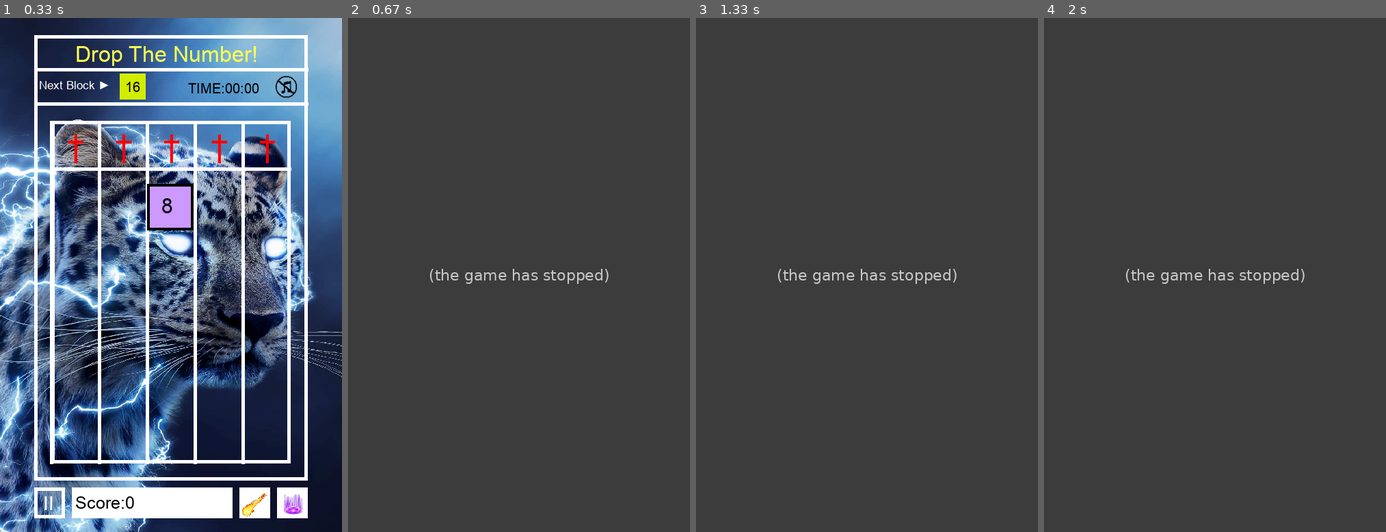
Above: before the commit, frames 1-4 (left to right).
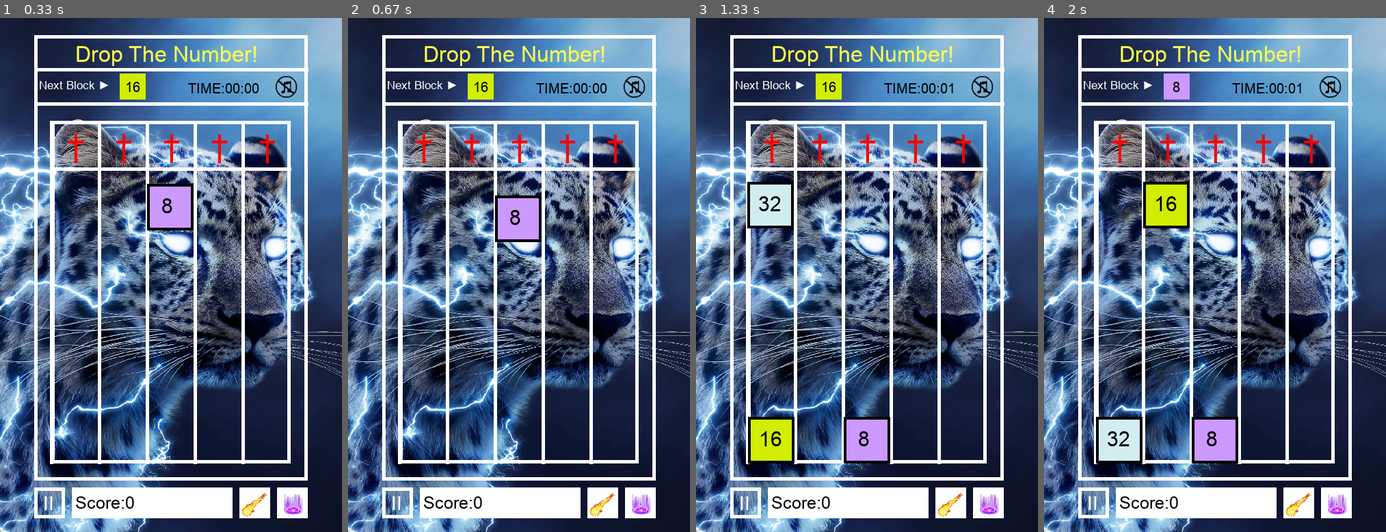
Above: after the commit, the same moments.

Repository: Allen-wa-ng/09170134githw1
Game: pygame game, started from game.py
The game is run twice, just before and just after one commit, with the same random seed, the same clock (stepped at 60 frames per second) and the same inputs.
Inputs (mouse positions are in pixels of both pictures, inside the frame that each line leads up to):
- Up to frame 1 (0.33 s): no input
- Up to frame 2 (0.67 s): click (601, 501) at 0.38 s
- Up to frame 3 (1.33 s): click (867, 310) at 0.72 s; click (760, 197) at 1.05 s
- Up to frame 4 (2 s): click (1334, 501) at 1.38 s; click (1132, 172) at 1.72 s

Frame 1 is identical in both runs. In frame 2, 98% of the frame differs, in the area x 0-100%, y 0-100%; in frame 3, 98%; in frame 4, 98%.
Error before the commit: NameError: name 'cool_down_hor' is not defined (game.py line 509); the game stopped at 0.4 s (later frames are placeholders)

Commit message:
add horizontal superpower cooldown

Diff:
--- a/game.py
+++ b/game.py
@@ -62,12 +62,15 @@
 cooldown_clicked_hor = False
 # Horizontal superpower cooldown time
 cooldown_time_hor = 0
+# Horizontal superpower cooldown duration
+cool_down_hor = time.time() - cooldown_time_hor
 
 # Vertical superpower cooldown clicked
 cooldown_clicked_vert = False
 # Vertical superpower cooldown time
 cooldown_time_vert = 0
-
+# Vertical superpower cooldown duration
+cool_down_vert = 0
 # Initial the game (start or restart)
 def resetGame():
     random.seed()
@@ -352,7 +355,7 @@
     image = pygame.image.load("vertical-2.png")
     screen.blit(image, (404, 681))
 
-# Draw all text
+# Draw all text                cool_down_hor = time.time() - cooldown_time_hor
 def drawAllTexts():
     drawText('Drop The Number!', 'arial.ttf',32, (255,255,80), (110,35))
     drawText('Next Block ►','arial.ttf',17,white,(57,88))
@@ -505,8 +508,13 @@
             elif mouseX in range(348,395) and mouseY in range(685,729):
                 if not cooldown_clicked_hor:
                     cooldown_time_hor = time.time()
+                    super_hor()
+                    cool_down_hor = 0
                     cooldown_clicked_hor = True
-                cool_down_hor += time.time() - cooldown_time_hor
-                super_hor()
+                cool_down_hor = time.time() - cooldown_time_hor
+                if cool_down_hor>300:
+                    super_hor()
+                    cool_down_hor=0
+                    cooldown_time_hor = time.time()
             elif mouseX in range(404,450) and mouseY in range(685,728):
                 super_vert()
